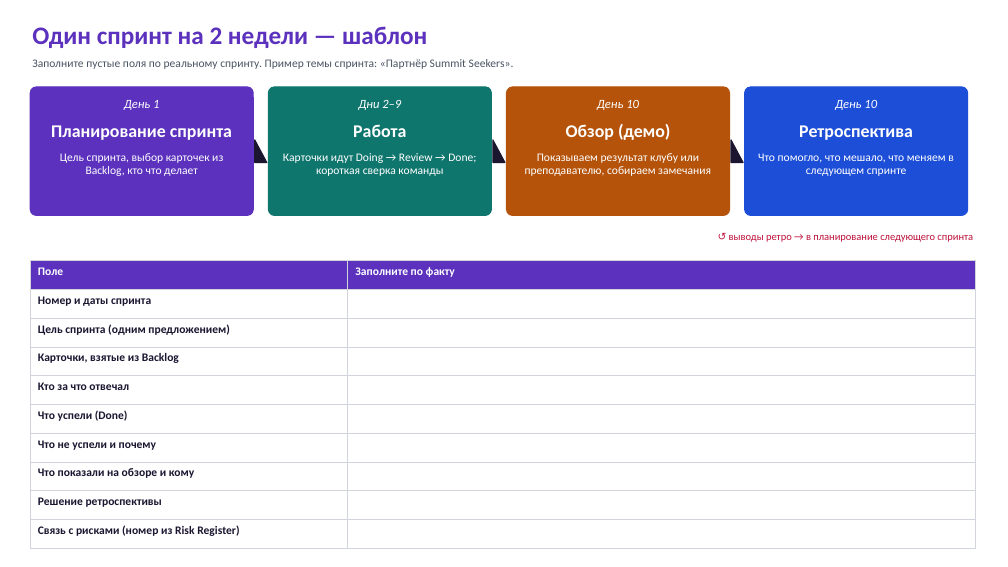
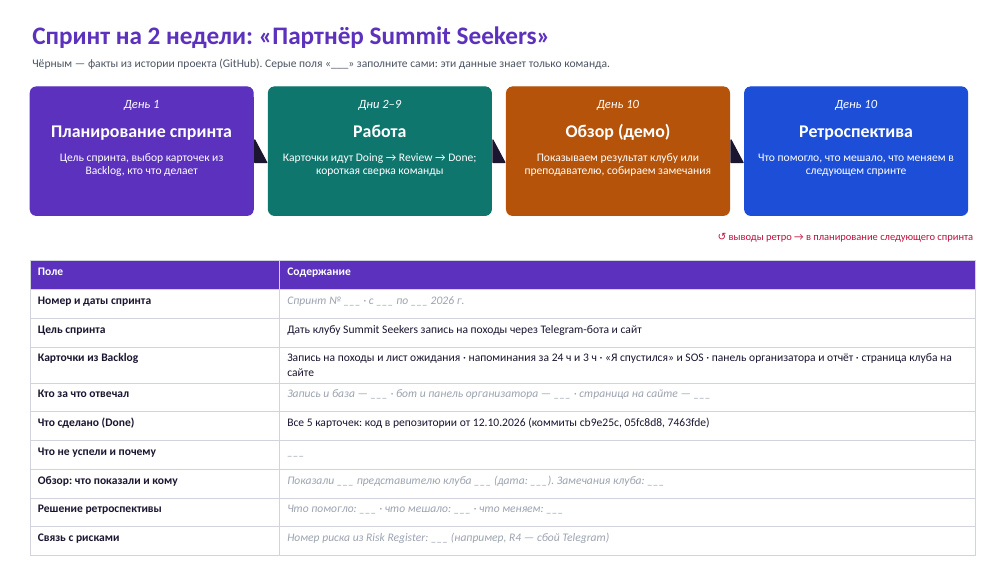
Before and after one commit to taekeanoshi/Almau_messanger, a slide deck: slide 3 of docs/block3/Block3_WBS_Kanban_Sprint.pptx. Drawn at 1008x567 pixels with LibreOffice and Linux fonts; fonts in the diff are those of the drawing. Boxes give left, top, right and bottom in pixels: in the first picture for what was removed or moved away, otherwise in the second. Text is boxed around its words. In the diff, an @@ line names an element or a change of style, - is before the commit and + after.

```diff
--- a/docs/block3/Block3_WBS_Kanban_Sprint.pptx
+++ b/docs/block3/Block3_WBS_Kanban_Sprint.pptx
@@ text at box(32, 26, 551, 48): text changed @@
-Один спринт на 2 недели — шаблон
+Спринт на 2 недели: «Партнёр Summit Seekers»
@@ text at box(32, 59, 610, 69): text changed @@
-Заполните пустые поля по реальному спринту. Пример темы спринта: «Партнёр Summit Seekers».
+Чёрным — факты из истории проекта (GitHub). Серые поля «___» заполните сами: эти данные знает только команда.
@@ table at box(30, 261, 975, 547) @@
-row 1, column 2: Заполните по факту
+row 1, column 2: Содержание
-row 2, column 2: 
+row 2, column 2: Спринт № ___ · с ___ по ___ 2026 г.
-row 3, column 1: Цель спринта (одним предложением)
+row 3, column 1: Цель спринта
-row 3, column 2: 
+row 3, column 2: Дать клубу Summit Seekers запись на походы через Telegram-бота и сайт
-row 4, column 1: Карточки, взятые из Backlog
+row 4, column 1: Карточки из Backlog
-row 4, column 2: 
+row 4, column 2: Запись на походы и лист ожидания · напоминания за 24 ч и 3 ч · «Я спустился» и SOS · панель организатора и отчёт · страница клуба на сайте
-row 5, column 2: 
+row 5, column 2: Запись и база — ___ · бот и панель организатора — ___ · страница на сайте — ___
-row 6, column 1: Что успели (Done)
+row 6, column 1: Что сделано (Done)
-row 6, column 2: 
+row 6, column 2: Все 5 карточек: код в репозитории от 12.10.2026 (коммиты cb9e25c, 05fc8d8, 7463fde)
-row 7, column 2: 
+row 7, column 2: ___
-row 8, column 1: Что показали на обзоре и кому
+row 8, column 1: Обзор: что показали и кому
-row 8, column 2: 
+row 8, column 2: Показали ___ представителю клуба ___ (дата: ___). Замечания клуба: ___
-row 9, column 2: 
+row 9, column 2: Что помогло: ___ · что мешало: ___ · что меняем: ___
-row 10, column 1: Связь с рисками (номер из Risk Register)
+row 10, column 1: Связь с рисками
-row 10, column 2: 
+row 10, column 2: Номер риска из Risk Register: ___ (например, R4 — сбой Telegram)
```
Also in this commit, not shown: 1 other file.
